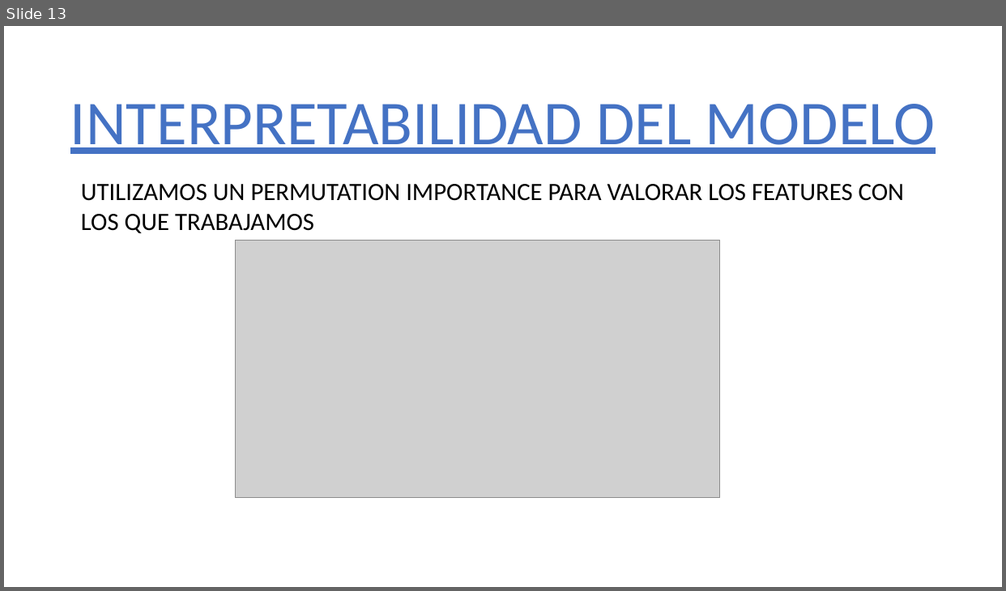
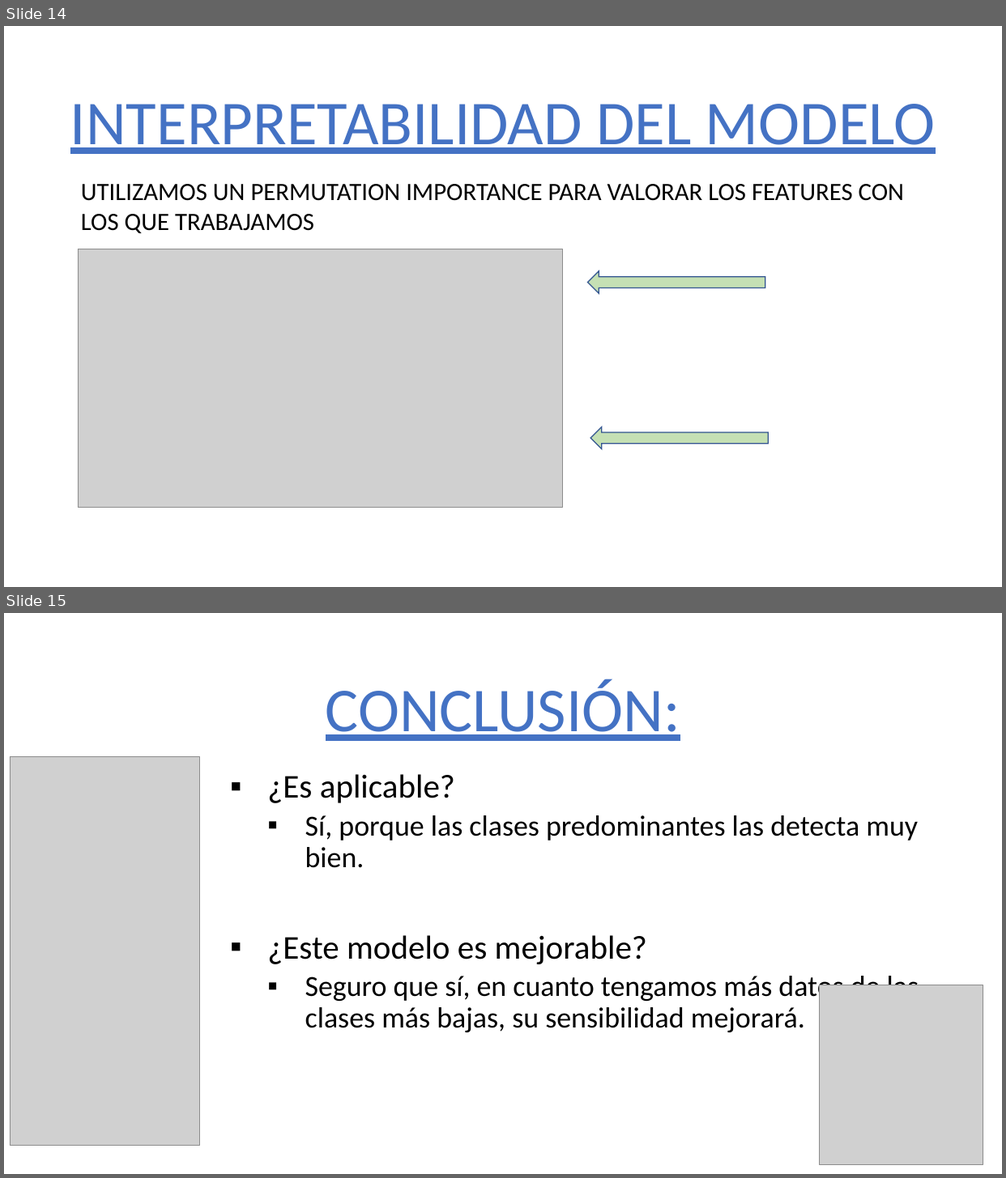
Before and after one commit to 75Engel/Estimacion_tipologia_usuarios_Servicios_Sociales_Ayto_Madrid, a slide deck: Presentacion_projecto.pptx. Shown one above the other, each under a label of ours: slide 13 before the commit, slides 14 and 15 after it. The pictures are 1006x591 and 1006x1178 pixels, drawn with LibreOffice and Linux fonts; fonts in the diff are those of the drawing; grey boxes stand for pictures; background and template pictures are left out. Boxes give left, top, right and bottom in pixels: in the first picture for what was removed or moved away, otherwise in the second. Text is boxed around its words. In the diff, an @@ line names an element or a change of style, - is before the commit and + after.

```diff
--- a/Presentacion_projecto.pptx
+++ b/Presentacion_projecto.pptx
@@ slide 15 added at (x1=4, y1=613, x2=1002, y2=1174), background picture (left out) @@
@@ title added at (x1=326, y1=679, x2=680, y2=741), 60 pt, text #4472C4, underline @@
+CONCLUSIÓN:
@@ picture added at (x1=10, y1=756, x2=199, y2=1146) @@
@@ subtitle added at (x1=267, y1=774, x2=918, y2=1033), 28 pt, text #000000 @@
+▪ ¿Es aplicable?
+  ▪ Sí, porque las clases predominantes las detecta muy bien.
+▪ ¿Este modelo es mejorable?
+  ▪ Seguro que sí, en cuanto tengamos más datos de las clases más bajas, su sensibilidad mejorará.
@@ picture added at (x1=820, y1=986, x2=983, y2=1166) @@
@@ what was slide 13 is now slide 14 @@
@@ slide 14 changed as well @@
@@ picture moved from (x1=236, y1=240, x2=720, y2=497) to (x1=78, y1=250, x2=562, y2=507) @@
@@ left arrow added at (x1=588, y1=271, x2=765, y2=294), fill #C5E0B4, outline #325491 1 pt @@
@@ left arrow added at (x1=591, y1=427, x2=769, y2=450), fill #C5E0B4, outline #325491 1 pt @@
```
Also in this commit, not shown: 10 other slides changed, 2 other slides added, 6 slides removed, 7 other files.
